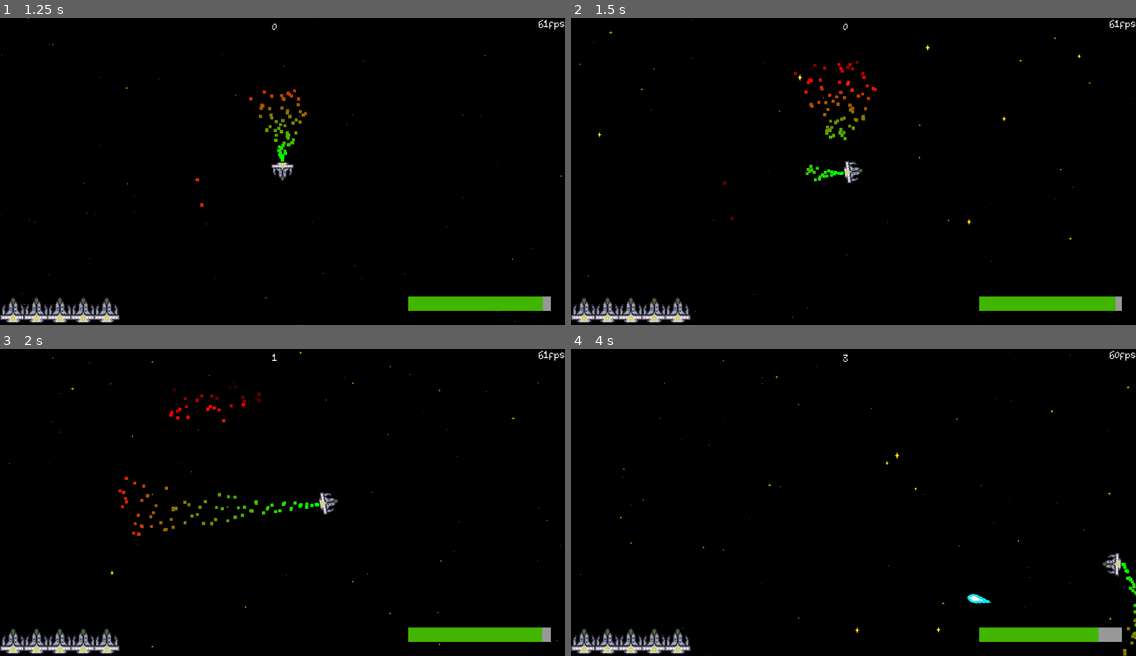
Above: before the commit, frames 1-4 (two rows, left to right).
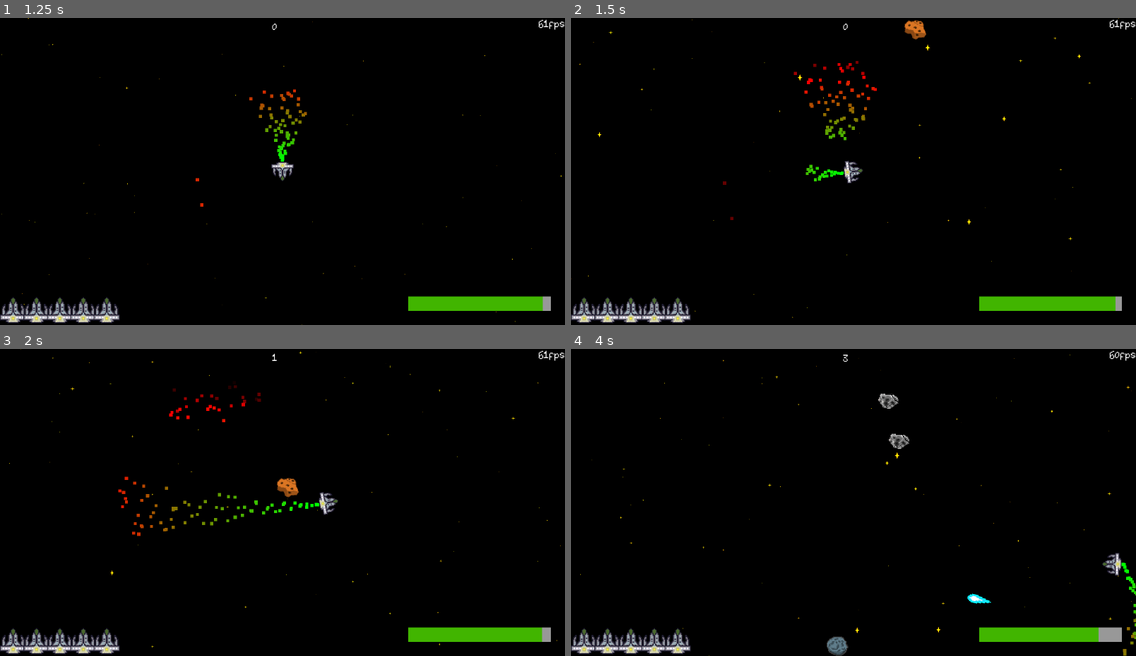
Above: after the commit, the same moments.

Repository: yongLivelo/Asteroid-Belt
Game: Godot game, scene res://Scenes/start_screen.tscn
Two runs of this game, one before a commit and one after it. Both use one fixed random seed, a clock stepped at 60 frames per second and the inputs below.
Inputs (mouse positions are in pixels of both pictures, inside the frame that each line leads up to):
- Up to frame 1 (1.25 s): click "START" at 0.5 s
- Up to frame 2 (1.5 s): move the mouse to (977, 156) at 1.27 s; hold D (right) from 1.28 s (still down); tap C (beam) at 1.35 s
- Up to frame 3 (2 s): keep holding D (right)
- Up to frame 4 (4 s): move the mouse to (740, 517) at 2.02 s; release D (right) at 2.03 s; hold S (down) 2.03-2.78 s; click (740, 517) at 2.1 s; move the mouse to (910, 434) at 2.77 s; hold D (right) 2.78-3.53 s; tap C (beam) at 2.85 s; move the mouse to (825, 563) at 3.52 s; hold W (up) from 3.53 s (still down); click (825, 563) at 3.6 s

Frame 1 is identical in both runs. In frame 2, 0.2% of the frame differs, in the area x 59-63%, y 0-8%; in frame 3, 0.2%; in frame 4, 0.5%, in the area x 45-60%, y 14-100%.
Error before the commit: Parse Error: Expected end of statement after expression, found "Identifier" instead. (res://Scripts/meteors.gd:12)

Commit message:
minor fix

Diff:
--- a/Scripts/meteors.gd
+++ b/Scripts/meteors.gd
@@ -9,7 +9,7 @@
 	var meteor = meteor_scene.instantiate()
 	add_child(meteor)
 	meteor.player_collision.connect($"../Player".on_meteor_collision)
-	meteor.destroyed_large_meteor.connect(create_fractures)x
+	meteor.destroyed_large_meteor.connect(create_fractures)
 	return meteor
 
 func create_fractures(pos: Vector2):
